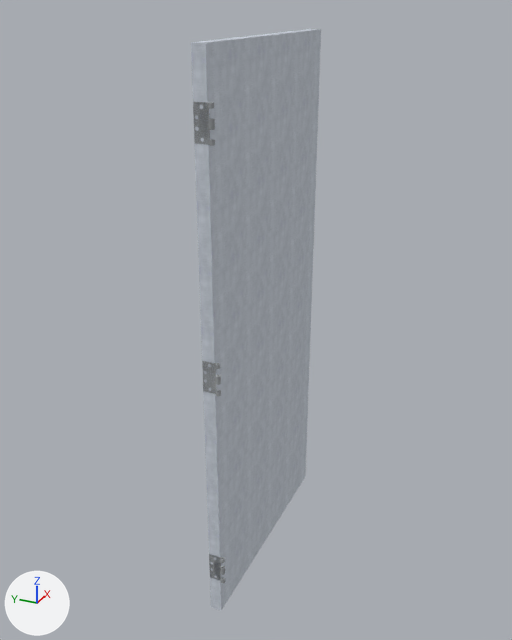
An edit to the COLLADA model src/ros2/simulation/tiplu_world/models/Hinged_door_wide/meshes/door.dae, drawn before and after from the same camera.
Camera for both pictures: a 50 mm lens placed at (-1.78, -0.87, 2.15), pointed at (0.44, 0.13, 1.03). The axes (+X, +Y, +Z) are drawn at lower left. The lights are the same throughout. Where no turn or scale is listed for an object, it has been applied to the vertices.

In view in the first picture: 'skp2317'.
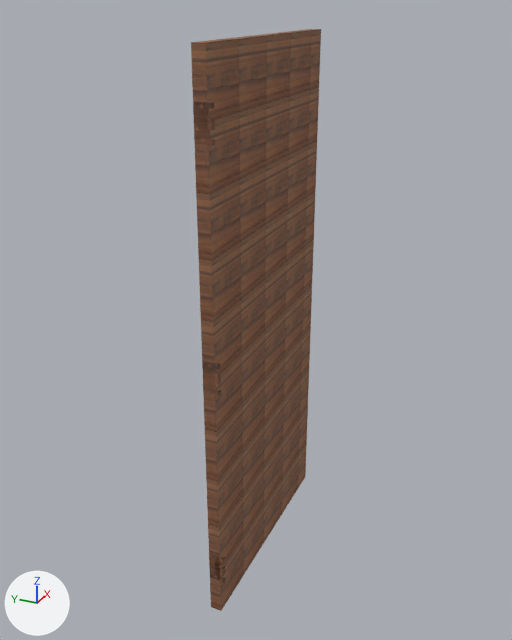
Changed parts and their boxes [x1, y1, x2, y2] in the pictures (512 x 640 px):
```json
{"object": "skp2317", "change": "surface changed", "before": [191, 29, 321, 611], "after": [191, 29, 321, 611], "on screen": "grey to brown"}
```

Edits to the scene script, one JSON object a line:
```json
{"op": "add", "block": "img_wooden_door_png_001", "code": ["img_wooden_door_png_001 = load_image('wooden_door.png.001', '../materials/textures/wooden_door.png', 300, 148, 'sRGB')"]}
{"op": "add", "block": "img_wooden_door_png", "code": ["img_wooden_door_png = load_image('wooden_door.png', '../materials/textures/wooden_door.png', 300, 148, 'sRGB')"]}
{"op": "set", "path": "mat_metal_aluminum_anodized.texture", "old": "img_metal_aluminum_anodized_png", "new": "img_wooden_door_png"}
{"op": "set", "path": "mat_metal_rough.texture", "old": "img_metal_rough_png", "new": "img_wooden_door_png_001"}
```
